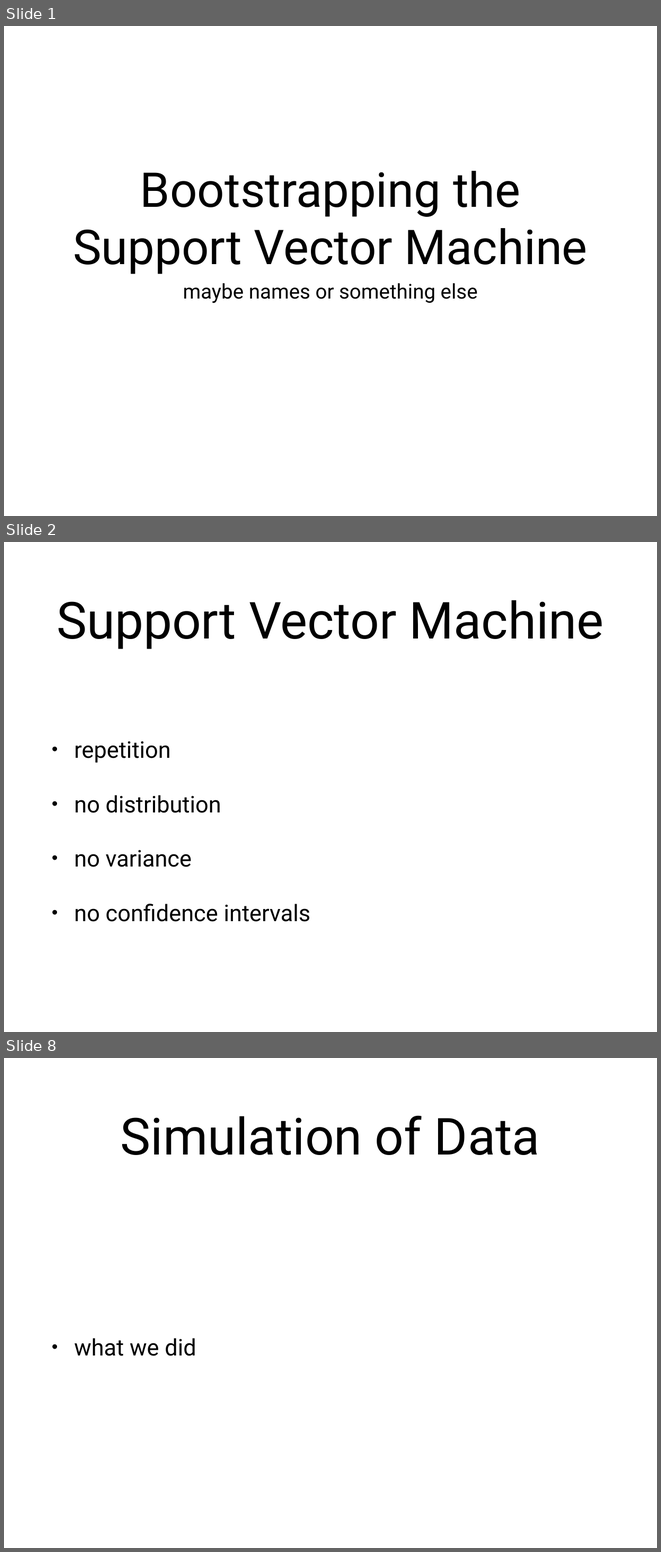
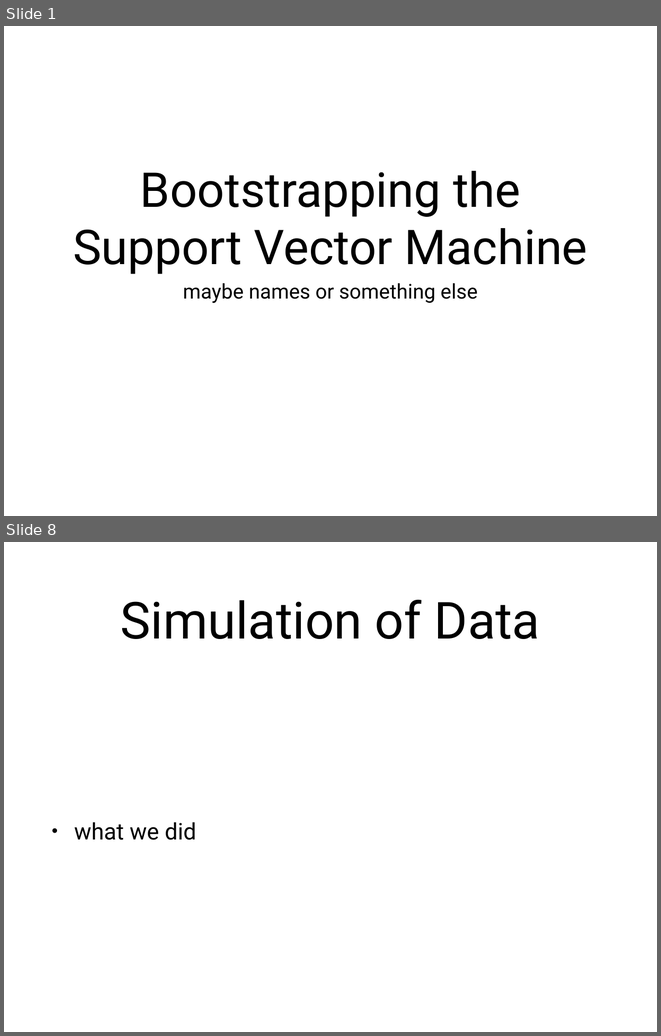
Before and after one commit to ThomasGoerttler/BootstrapingSVM, a slide deck: Präsentation/slides.pptx. Shown one above the other, each under a label of ours: slides 1, 2 and 8 before the commit, slides 1 and 8 after it; the slides between them are not shown. The pictures are 661x1552 and 661x1036 pixels, drawn with LibreOffice and Linux fonts; fonts in the diff are those of the drawing. Boxes give left, top, right and bottom in pixels: in the first picture for what was removed or moved away, otherwise in the second. Text is boxed around its words. In the diff, an @@ line names an element or a change of style, - is before the commit and + after.

```diff
--- a/Präsentation/slides.pptx
+++ b/Präsentation/slides.pptx
@@ slide 2 removed at [4,542,657,1032], background #FFFFFF @@
@@ title removed at [56,600,604,649] @@
-Support Vector Machine
@@ text removed at [74,741,311,921] @@
-• repetition
-• no distribution
-• no variance
-• no confidence intervals
```
Also in this commit, not shown: 8 slides changed, 3 slides added, 2 other slides removed, 36 other files.
